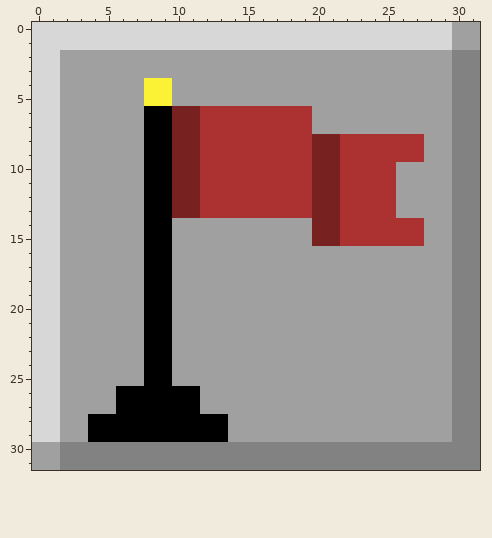
Two versions of one pixel-art sprite, Assets/Sprites/GameSprites/Flag-Tile.png. Above is the file before it was changed.
The file is 32x32 pixels. Colours within 5 levels of each other are drawn and written as one.
And afterwards:
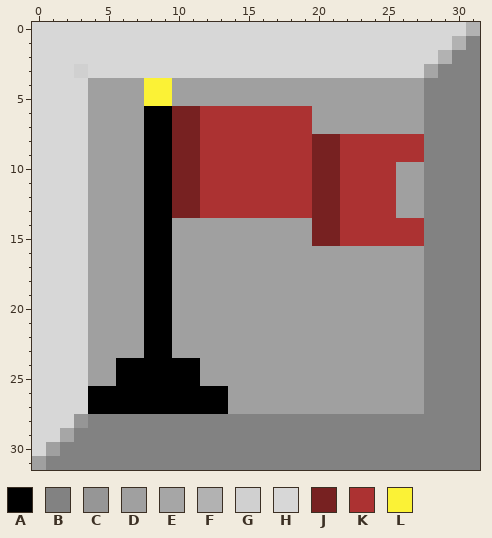
Palette (. is transparent): A #000000  B #828282  C #969696  D #a0a0a0  E #a6a6a6  F #b2b2b2  G #d0d0d0  H #d7d7d7  J #772121  K #ac3232  L #fbf236
Difference:
@@ x 0..31 @@
- 0 HHHHHHHHHHHHHHHHHHHHHHHHHHHHHHDD
- 1 HHHHHHHHHHHHHHHHHHHHHHHHHHHHHHDD
- 2 HHDDDDDDDDDDDDDDDDDDDDDDDDDDDDBB
- 3 HHDDDDDDDDDDDDDDDDDDDDDDDDDDDDBB
- 4 HHDDDDDDLLDDDDDDDDDDDDDDDDDDDDBB
- 5 HHDDDDDDLLDDDDDDDDDDDDDDDDDDDDBB
- 6 HHDDDDDDAAJJKKKKKKKKDDDDDDDDDDBB
- 7 HHDDDDDDAAJJKKKKKKKKDDDDDDDDDDBB
- 8 HHDDDDDDAAJJKKKKKKKKJJKKKKKKDDBB
- 9 HHDDDDDDAAJJKKKKKKKKJJKKKKKKDDBB
-10 HHDDDDDDAAJJKKKKKKKKJJKKKKDDDDBB
-11 HHDDDDDDAAJJKKKKKKKKJJKKKKDDDDBB
-12 HHDDDDDDAAJJKKKKKKKKJJKKKKDDDDBB
-13 HHDDDDDDAAJJKKKKKKKKJJKKKKDDDDBB
-14 HHDDDDDDAADDDDDDDDDDJJKKKKKKDDBB
-15 HHDDDDDDAADDDDDDDDDDJJKKKKKKDDBB
-16 HHDDDDDDAADDDDDDDDDDDDDDDDDDDDBB
-17 HHDDDDDDAADDDDDDDDDDDDDDDDDDDDBB
-18 HHDDDDDDAADDDDDDDDDDDDDDDDDDDDBB
-19 HHDDDDDDAADDDDDDDDDDDDDDDDDDDDBB
-20 HHDDDDDDAADDDDDDDDDDDDDDDDDDDDBB
-21 HHDDDDDDAADDDDDDDDDDDDDDDDDDDDBB
-22 HHDDDDDDAADDDDDDDDDDDDDDDDDDDDBB
-23 HHDDDDDDAADDDDDDDDDDDDDDDDDDDDBB
-24 HHDDDDDDAADDDDDDDDDDDDDDDDDDDDBB
-25 HHDDDDDDAADDDDDDDDDDDDDDDDDDDDBB
-26 HHDDDDAAAAAADDDDDDDDDDDDDDDDDDBB
-27 HHDDDDAAAAAADDDDDDDDDDDDDDDDDDBB
-28 HHDDAAAAAAAAAADDDDDDDDDDDDDDDDBB
-29 HHDDAAAAAAAAAADDDDDDDDDDDDDDDDBB
-30 DDBBBBBBBBBBBBBBBBBBBBBBBBBBBBBB
-31 DDBBBBBBBBBBBBBBBBBBBBBBBBBBBBBB
+ 0 HHHHHHHHHHHHHHHHHHHHHHHHHHHHHHHF
+ 1 HHHHHHHHHHHHHHHHHHHHHHHHHHHHHHFB
+ 2 HHHHHHHHHHHHHHHHHHHHHHHHHHHHHFBB
+ 3 HHHGHHHHHHHHHHHHHHHHHHHHHHHHEBBB
+ 4 HHHHDDDDLLDDDDDDDDDDDDDDDDDDBBBB
+ 5 HHHHDDDDLLDDDDDDDDDDDDDDDDDDBBBB
+ 6 HHHHDDDDAAJJKKKKKKKKDDDDDDDDBBBB
+ 7 HHHHDDDDAAJJKKKKKKKKDDDDDDDDBBBB
+ 8 HHHHDDDDAAJJKKKKKKKKJJKKKKKKBBBB
+ 9 HHHHDDDDAAJJKKKKKKKKJJKKKKKKBBBB
+10 HHHHDDDDAAJJKKKKKKKKJJKKKKDDBBBB
+11 HHHHDDDDAAJJKKKKKKKKJJKKKKDDBBBB
+12 HHHHDDDDAAJJKKKKKKKKJJKKKKDDBBBB
+13 HHHHDDDDAAJJKKKKKKKKJJKKKKDDBBBB
+14 HHHHDDDDAADDDDDDDDDDJJKKKKKKBBBB
+15 HHHHDDDDAADDDDDDDDDDJJKKKKKKBBBB
+16 HHHHDDDDAADDDDDDDDDDDDDDDDDDBBBB
+17 HHHHDDDDAADDDDDDDDDDDDDDDDDDBBBB
+18 HHHHDDDDAADDDDDDDDDDDDDDDDDDBBBB
+19 HHHHDDDDAADDDDDDDDDDDDDDDDDDBBBB
+20 HHHHDDDDAADDDDDDDDDDDDDDDDDDBBBB
+21 HHHHDDDDAADDDDDDDDDDDDDDDDDDBBBB
+22 HHHHDDDDAADDDDDDDDDDDDDDDDDDBBBB
+23 HHHHDDDDAADDDDDDDDDDDDDDDDDDBBBB
+24 HHHHDDAAAAAADDDDDDDDDDDDDDDDBBBB
+25 HHHHDDAAAAAADDDDDDDDDDDDDDDDBBBB
+26 HHHHAAAAAAAAAADDDDDDDDDDDDDDBBBB
+27 HHHHAAAAAAAAAADDDDDDDDDDDDDDBBBB
+28 HHHCBBBBBBBBBBBBBBBBBBBBBBBBBBBB
+29 HHEBBBBBBBBBBBBBBBBBBBBBBBBBBBBB
+30 HDBBBBBBBBBBBBBBBBBBBBBBBBBBBBBB
+31 DBBBBBBBBBBBBBBBBBBBBBBBBBBBBBBB
Pixel boxes of the changes (left, top, right, bottom) in both pictures:
changed: (32, 22, 480, 470)
